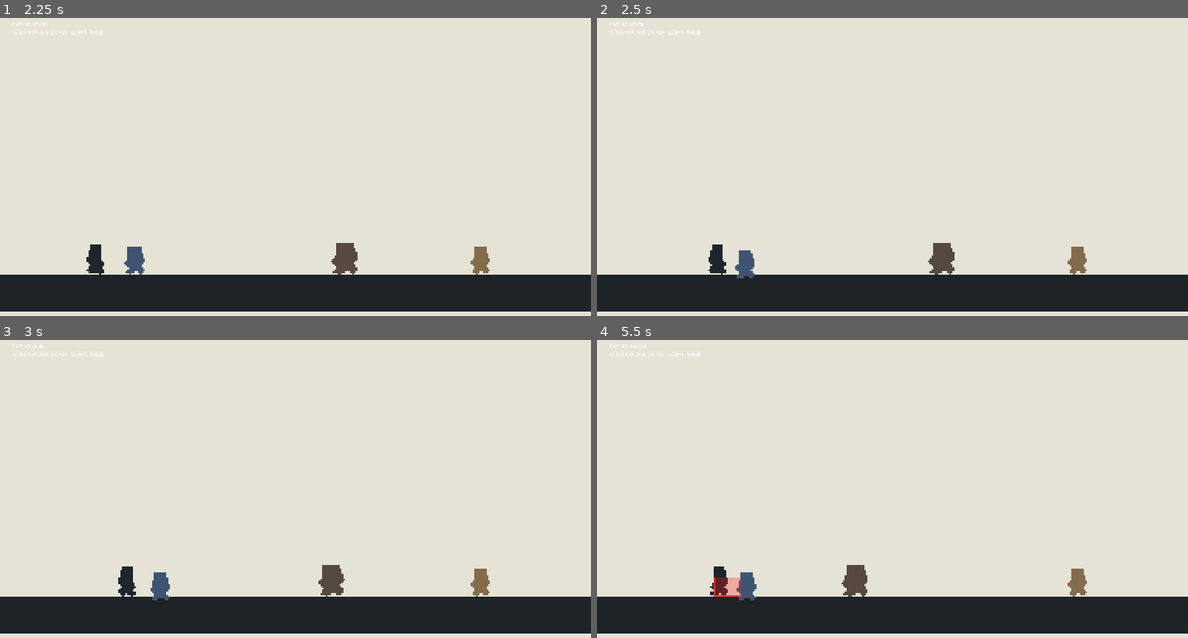
Above: before the commit, frames 1-4 (two rows, left to right).
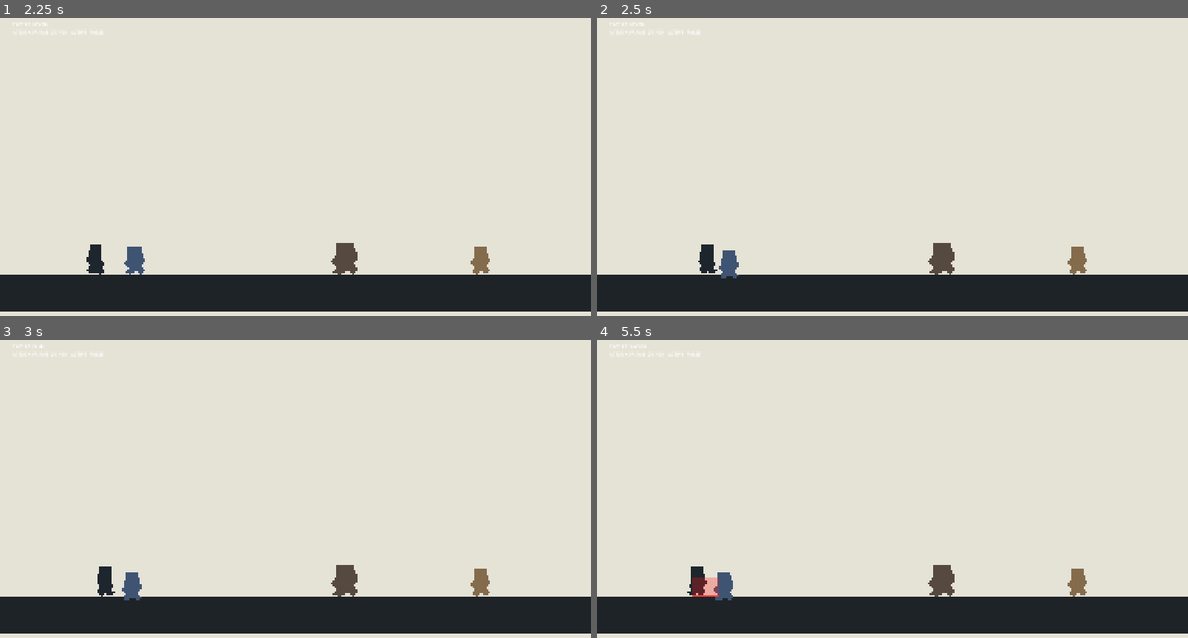
Above: after the commit, the same moments.

Repository: IcecreamDemon/twelve-zodiac-godot-demo
Game: Godot game, scene res://scenes/tests/enemy_lab.tscn
Two runs of this game, one before a commit and one after it. Both use one fixed random seed, a clock stepped at 60 frames per second and the inputs below. This scene is started directly instead of the project's main scene.
Inputs (mouse positions are in pixels of both pictures, inside the frame that each line leads up to):
- Up to frame 1 (2.25 s): tap Enter at 0.5 s; move the mouse to (425, 158) at 0.52 s; hold D (move_right) 0.53-1.25 s; hold U (guard) 0.53-1.25 s; tap L (dodge) at 0.6 s; click (425, 158) at 0.67 s; tap Space (jump) at 0.77 s; drag from (177, 193) to (295, 292) at 1.27 s; move the mouse to (354, 101) at 2.02 s; hold D (move_right) from 2.03 s (still down); hold W (aim_up) from 2.03 s (still down)
- Up to frame 2 (2.5 s): keep holding D (move_right); keep holding W (aim_up); tap U (guard) at 2.3 s
- Up to frame 3 (3 s): release D (move_right) at 2.75 s; release W (aim_up) at 2.75 s; drag from (265, 563) to (130, 581) at 2.77 s
- Up to frame 4 (5.5 s): move the mouse to (1069, 548) at 3.52 s; hold A (move_left) 3.53-4.25 s; hold U (guard) 3.53-4.25 s; tap L (dodge) at 3.6 s; tap Space (jump) at 3.77 s; drag from (715, 447) to (727, 581) at 4.27 s; move the mouse to (922, 497) at 5.02 s; hold A (move_left) from 5.03 s (still down); hold U (guard) from 5.03 s (still down); tap K (heavy_attack) at 5.1 s; click (922, 497) at 5.17 s

Frame 1 is identical in both runs. In frame 2, 0.7% of the frame differs, in the area x 17-27%, y 75-88%; in frame 3, 1.3%; in frame 4, 1.7%, in the area x 15-61%, y 75-88%.

Commit message:
fix: block dodge at actor contact boundary

Diff:
--- a/scripts/actors/enemies/enemy_controller.gd
+++ b/scripts/actors/enemies/enemy_controller.gd
@@ -359,6 +359,10 @@
 	if horizontal_distance >= actor_contact_distance:
 		return
 
+	if adjustment_weight >= 1.0:
+		velocity.x = 0.0
+		return
+
 	var away_direction := -1.0 if horizontal_delta >= 0.0 else 1.0
 	var correction := (actor_contact_distance - horizontal_distance) * adjustment_weight
 	global_position.x += away_direction * correction
--- a/scripts/actors/player/player_controller.gd
+++ b/scripts/actors/player/player_controller.gd
@@ -53,6 +53,7 @@
 @export_range(0.0, 1000.0, 1.0) var dodge_speed: float = 460.0
 @export_range(1, 60, 1) var dodge_duration_frames: int = 18
 @export_range(1, 40, 1) var dodge_invulnerable_frames: int = 10
+@export_range(0.0, 240.0, 1.0) var dodge_actor_contact_distance: float = 88.0
 @export var weapons: Array[WeaponData] = []
 
 @onready var state_machine: ActorStateMachine = $StateMachine
@@ -213,9 +214,30 @@
 		state_machine.transition_to(STATE_IDLE if is_on_floor() else STATE_FALL)
 		return
 
+	_apply_dodge_actor_block()
 	var trailing_frames := maxi(dodge_duration_frames - dodge_invulnerable_frames, 1)
 	if state_machine.frames_in_state >= trailing_frames:
 		velocity.x = move_toward(velocity.x, 0.0, 1500.0 * delta)
+
+
+func _apply_dodge_actor_block() -> void:
+	if is_zero_approx(velocity.x):
+		return
+
+	var movement_direction := 1 if velocity.x > 0.0 else -1
+	for group: StringName in [&"training_dummy", &"enemy"]:
+		for node: Node in get_tree().get_nodes_in_group(group):
+			var actor := node as Node2D
+			if actor == null:
+				continue
+			if absf(actor.global_position.y - global_position.y) > 64.0:
+				continue
+			var horizontal_delta := actor.global_position.x - global_position.x
+			if signi(roundi(horizontal_delta)) != movement_direction:
+				continue
+			if absf(horizontal_delta) <= dodge_actor_contact_distance:
+				velocity.x = 0.0
+				return
 
 
 func _process_attack(delta: float) -> void:
--- a/tests/combat/enemy_dodge_collision_test.gd
+++ b/tests/combat/enemy_dodge_collision_test.gd
@@ -20,6 +20,7 @@
 	enemy.decision_cooldown = 999.0
 	enemy.global_position = player.global_position + Vector2(82.0, 0.0)
 	var enemy_start_y := enemy.global_position.y
+	var enemy_start_x := enemy.global_position.x
 	await physics_frame
 
 	player._start_dodge(1.0)
@@ -31,6 +32,8 @@
 		failures.append("Player passed into the enemy body during dodge.")
 	if absf(enemy.global_position.y - enemy_start_y) > 0.5:
 		failures.append("Enemy model sank or lifted vertically during player collision.")
+	if absf(enemy.global_position.x - enemy_start_x) > 2.0:
+		failures.append("Enemy was pushed horizontally instead of blocking the player.")
 
 	if failures.is_empty():
 		print("ENEMY DODGE COLLISION TEST PASS: enemy body remains grounded.")
